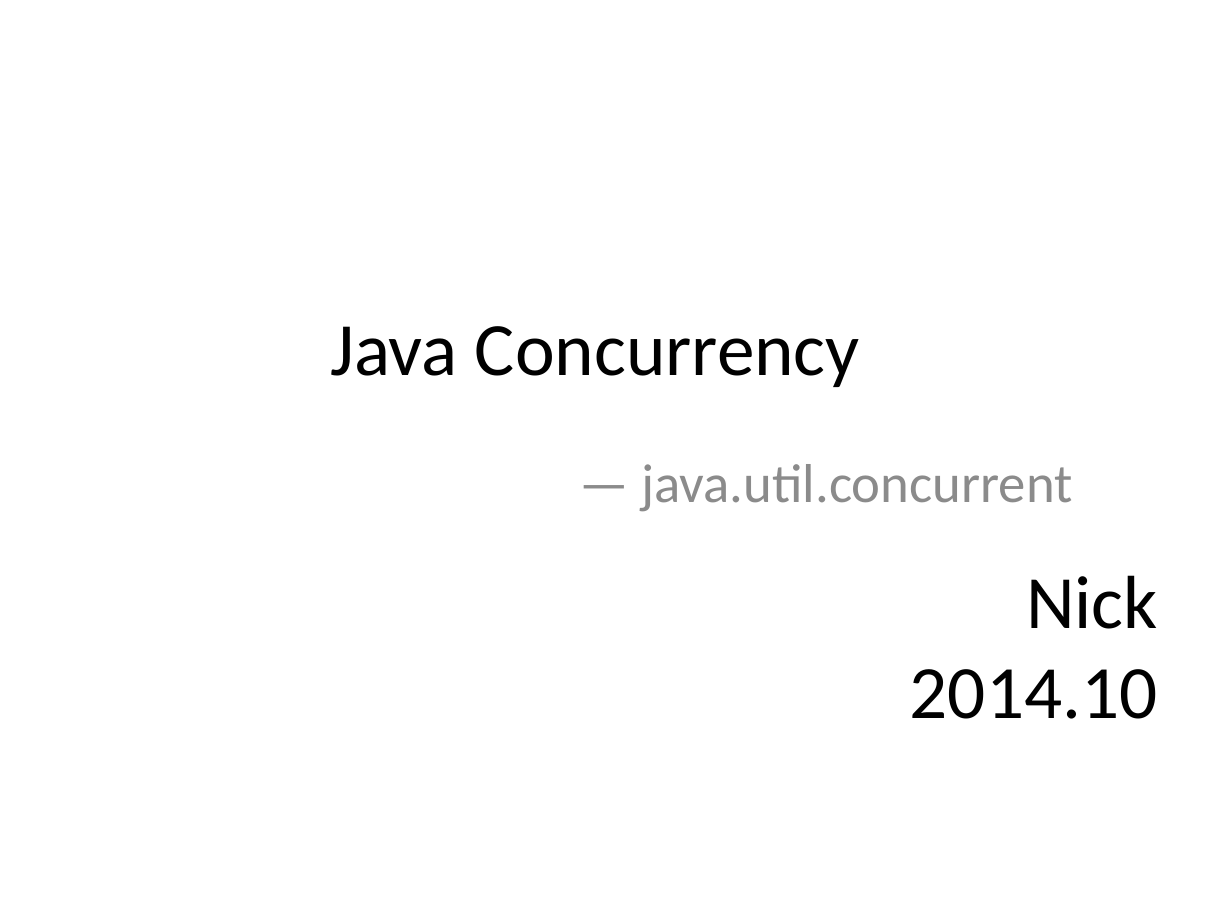
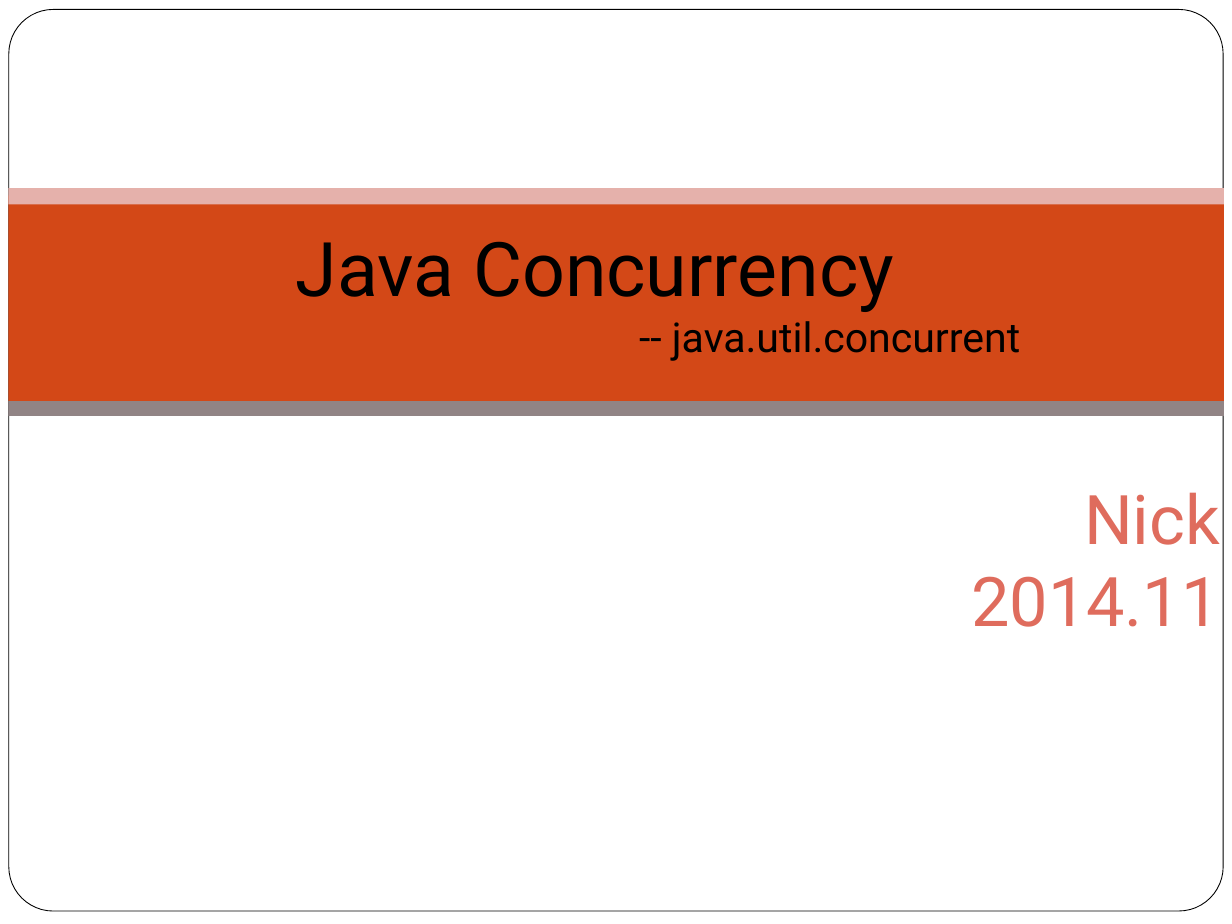
Before and after one commit to NickyQian/Practice, a slide deck: slide 1 of Document/Java Concurrency.pptx. Drawn at 1232x924 pixels with LibreOffice and Linux fonts; fonts in the diff are those of the drawing; background and template pictures are left out. Boxes give left, top, right and bottom in pixels: in the first picture for what was removed or moved away, otherwise in the second. Text is boxed around its words. In the diff, an @@ line names an element or a change of style, - is before the commit and + after.

Commit message:
Add new slides for concurrency ppt.

```diff
--- a/Document/Java Concurrency.pptx
+++ b/Document/Java Concurrency.pptx
@@ rounded rectangle added at bbox=[9, 10, 1223, 912], fill #FFFFFF, outline #000000 0.5 pt @@
@@ rectangle added at bbox=[9, 195, 1225, 400], fill #D34817 @@
@@ rectangle added at bbox=[9, 188, 1225, 205], fill #E6B1AC @@
@@ text "Java Concurrency": place and size @@
-text "Java Concurrency" at bbox=[330, 326, 860, 387]
+text "Java Concurrency" at bbox=[296, 241, 1020, 361]
@@ text at bbox=[296, 241, 894, 312]: font Calibri to Roboto in "Java Concurrency" @@
@@ text at bbox=[672, 321, 1020, 361]: paragraph added @@
+-- java.util.concurrent
@@ rectangle added at bbox=[9, 402, 1225, 416], fill #918485 @@
@@ subtitle removed at bbox=[641, 464, 1072, 512] @@
-— java.util.concurrent
@@ title at bbox=[971, 492, 1220, 627]: text changed; size 44 to 40 pt; font Calibri to Roboto; text colour #000000 to #DF6C5D @@
-Nick
-2014.10
+Nick
+2014.11
```
Also in this commit, not shown: 4 other slides changed, 16 slides added, 4 slides removed.
